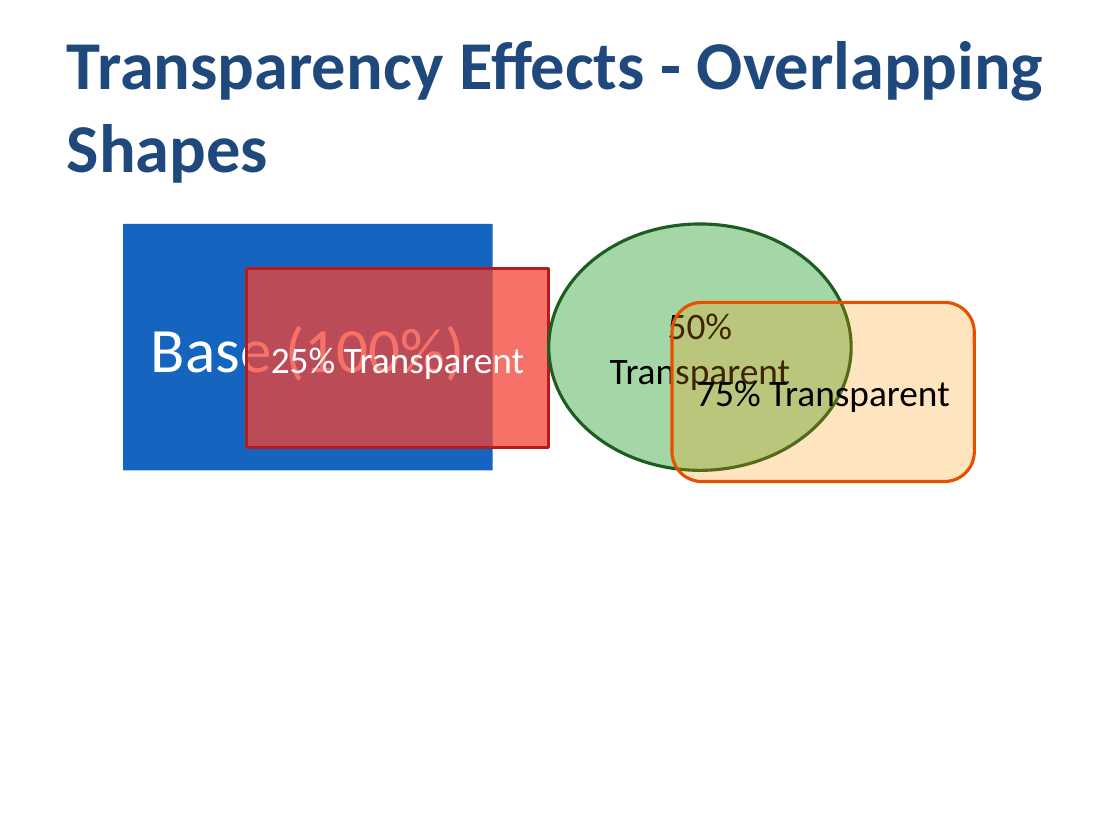
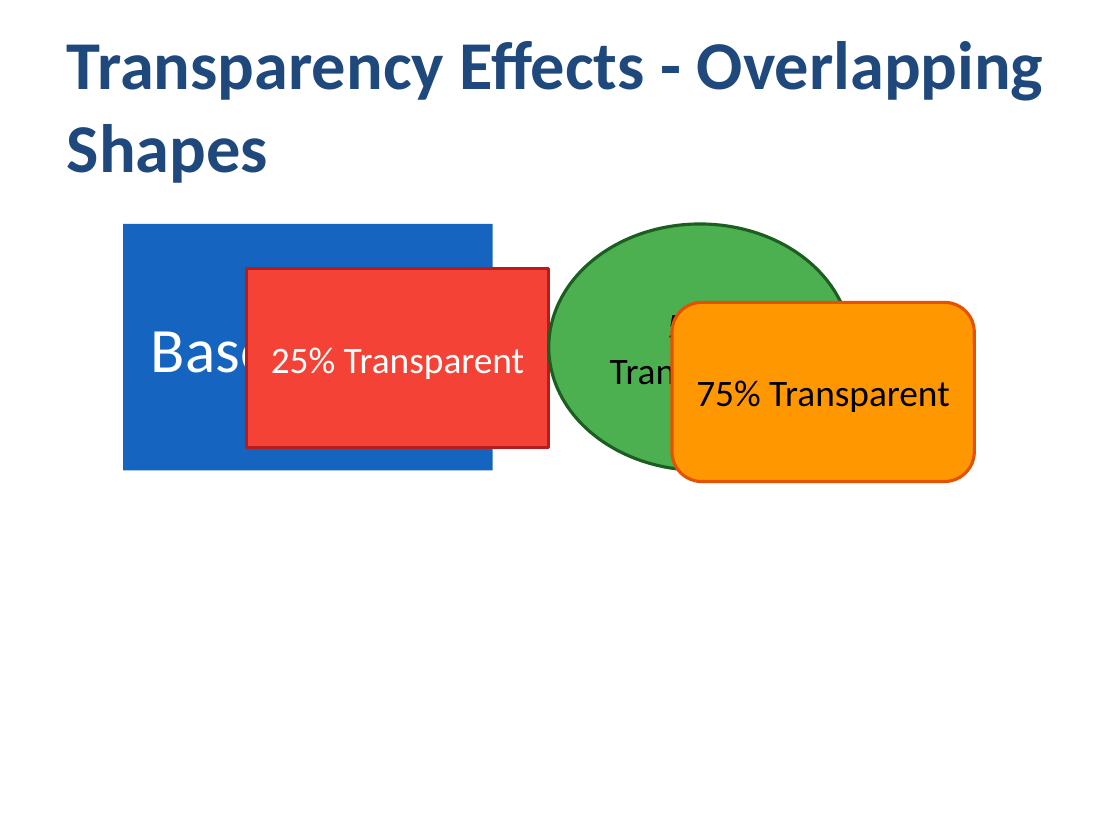
Before and after one commit to yingkitw/ppt-rs, a slide deck: slide 11 of comprehensive_demo.pptx. Drawn at 1120x840 pixels with LibreOffice and Linux fonts; fonts in the diff are those of the drawing. Boxes give left, top, right and bottom in pixels: in the first picture for what was removed or moved away, otherwise in the second. Text is boxed around its words. In the diff, an @@ line names an element or a change of style, - is before the commit and + after.

Commit message:
feat(v0.2.11): add color aliases and table helpers to simplified API
- Add ColorValue struct with 40+ color aliases (red(), blue(), material_blue(), etc.)
- Add color adjustments: .lighter(), .darker(), .opacity(), .transparent(), .mix()
- Add QuickTable builder with fluent API: .header(), .row(), .at(), .build()
- Add table helpers: simple_table(), table_with_header(), cell(), header_cell()
- Add extension methods: .fill(), .stroke(), .text() (shorter than .with_fill(), etc.)
- Export color and

```diff
--- a/comprehensive_demo.pptx
+++ b/comprehensive_demo.pptx
@@ ellipse "50% Transparent" at bbox=[549, 224, 851, 470]: fill #4CAF50 at 50% opacity to #4CAF50 @@
@@ rectangle "25% Transparent" at bbox=[246, 269, 549, 448]: fill #F44336 at 75% opacity to #F44336 @@
@@ rounded rectangle "75% Transparent" at bbox=[672, 302, 974, 482]: fill #FF9800 at 25% opacity to #FF9800 @@
```
Also in this commit, not shown: 13 other files.
